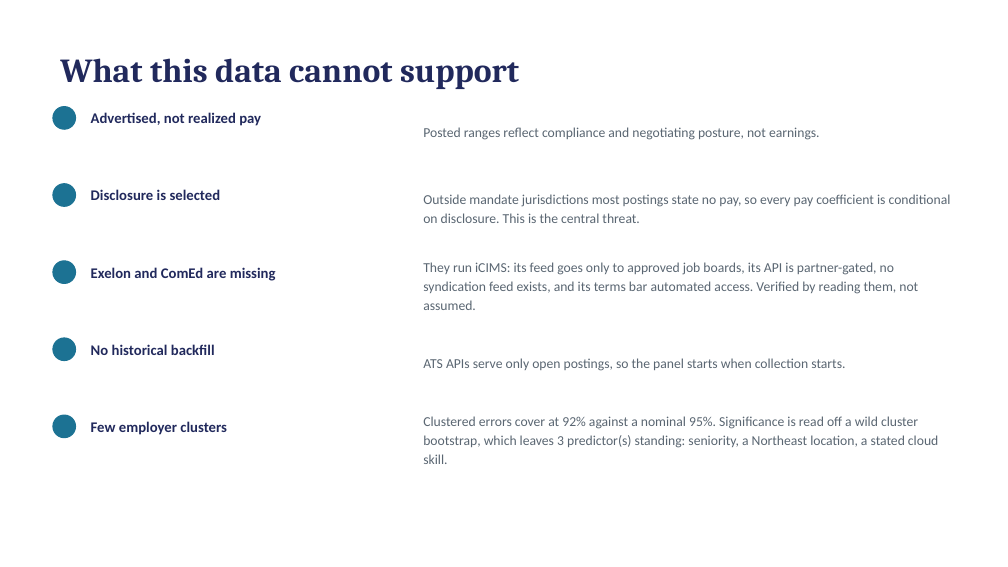
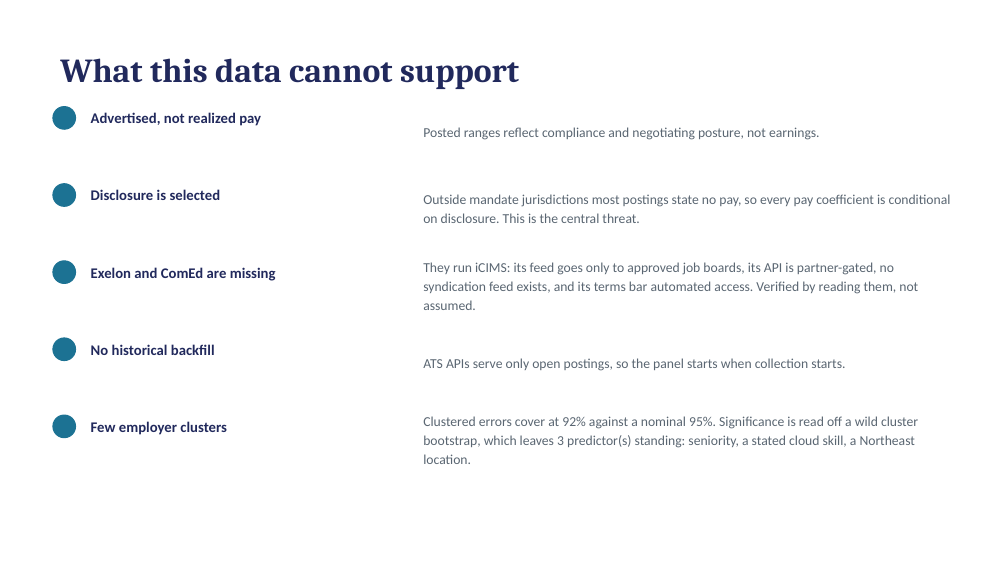
Before and after one commit to hendeal-cyber/Modern-Labor-Market-Data-Submission, a slide deck: slide 7 of paper/presentation.pptx. Drawn at 1008x567 pixels with LibreOffice and Linux fonts; fonts in the diff are those of the drawing. Boxes give left, top, right and bottom in pixels: in the first picture for what was removed or moved away, otherwise in the second. Text is boxed around its words. In the diff, an @@ line names an element or a change of style, - is before the commit and + after.

```diff
--- a/paper/presentation.pptx
+++ b/paper/presentation.pptx
@@ text at box(423, 416, 918, 464): text changed @@
-Clustered errors cover at 92% against a nominal 95%. Significance is read off a wild cluster bootstrap, which leaves 3 predictor(s) standing: seniority, a Northeast location, a stated cloud skill.
+Clustered errors cover at 92% against a nominal 95%. Significance is read off a wild cluster bootstrap, which leaves 3 predictor(s) standing: seniority, a stated cloud skill, a Northeast location.
```
Also in this commit, not shown: 3 other slides changed, 25 other files.
